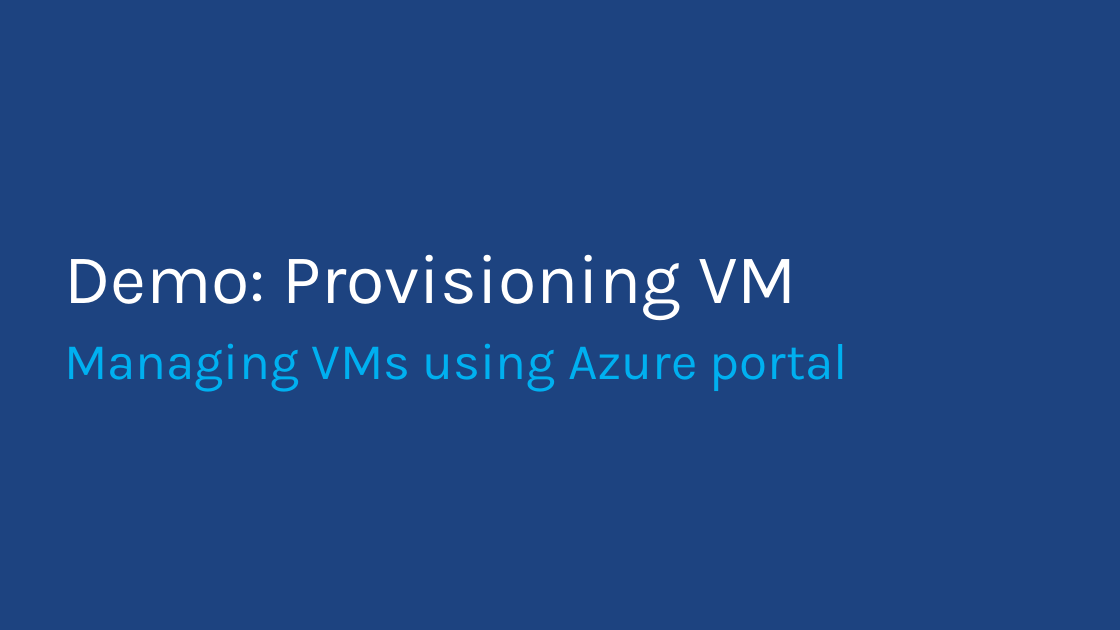
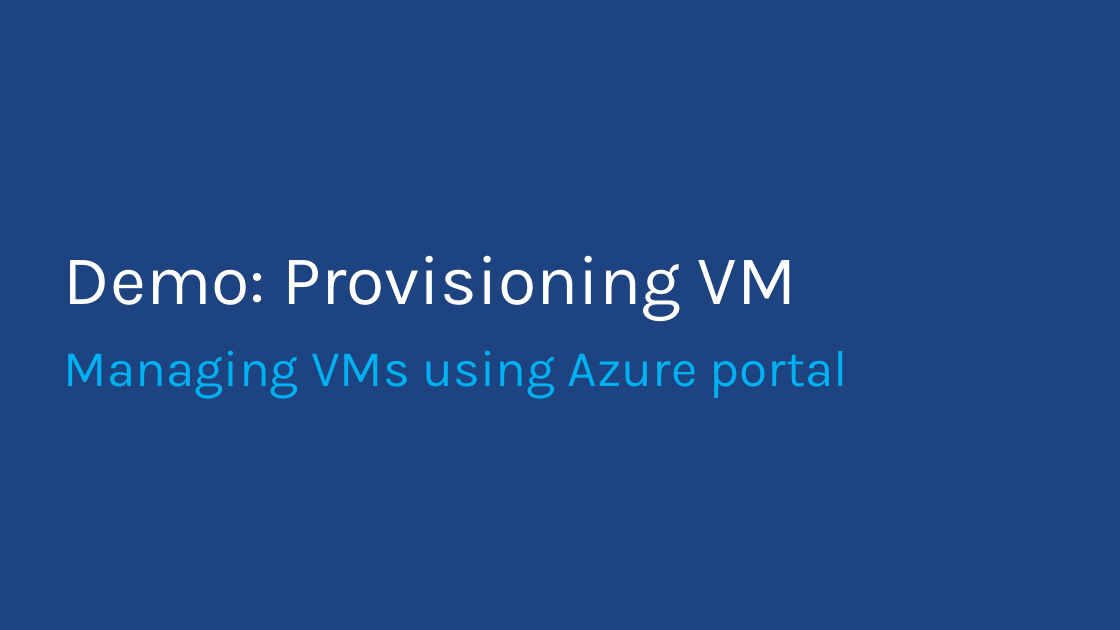
Before and after one commit to ThessalonikiNet-MeetUp/globalazurebootcamp2015, a slide deck: slide 16 of Nikos Tzelvenzis - Azure IaaS/Presentation/IaaS.pptx. Drawn at 1120x630 pixels with LibreOffice and Linux fonts; fonts in the diff are those of the drawing; background and template pictures are left out. Boxes give left, top, right and bottom in pixels: in the first picture for what was removed or moved away, otherwise in the second. Text is boxed around its words. In the diff, an @@ line names an element or a change of style, - is before the commit and + after.

Commit message:
Συμπλήρωση Presentation και διόρθώσεις στο Demo APP

```diff
--- a/Nikos Tzelvenzis - Azure IaaS/Presentation/IaaS.pptx
+++ b/Nikos Tzelvenzis - Azure IaaS/Presentation/IaaS.pptx
@@ text "Managing VMs using Azure portal" at (64,351,848,398): line spacing 0.9 to 1; less space between paragraphs @@
```
Also in this commit, not shown: 19 other slides changed, 2 slides added, 25 slides removed, 10 other files.
